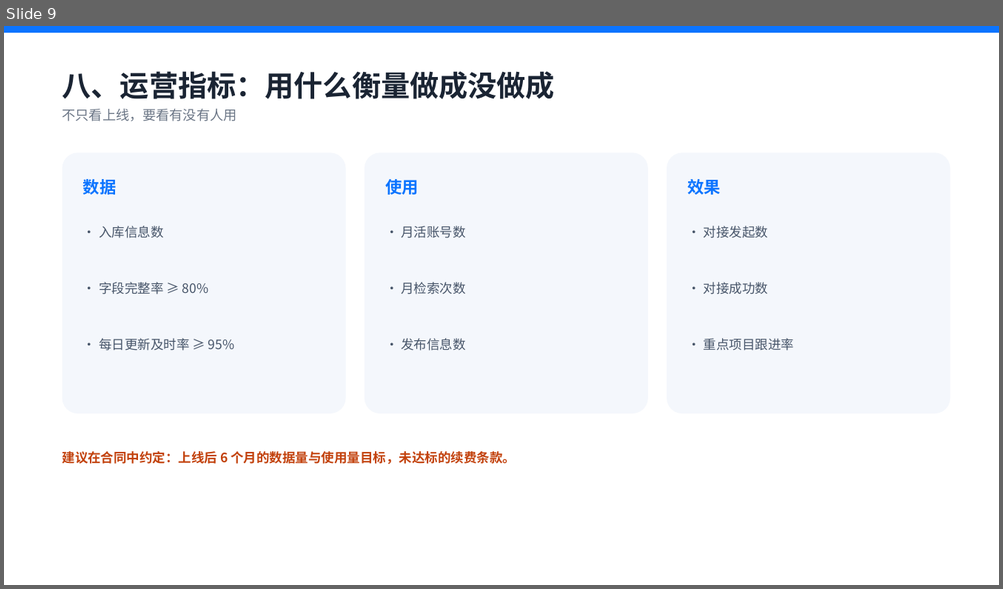
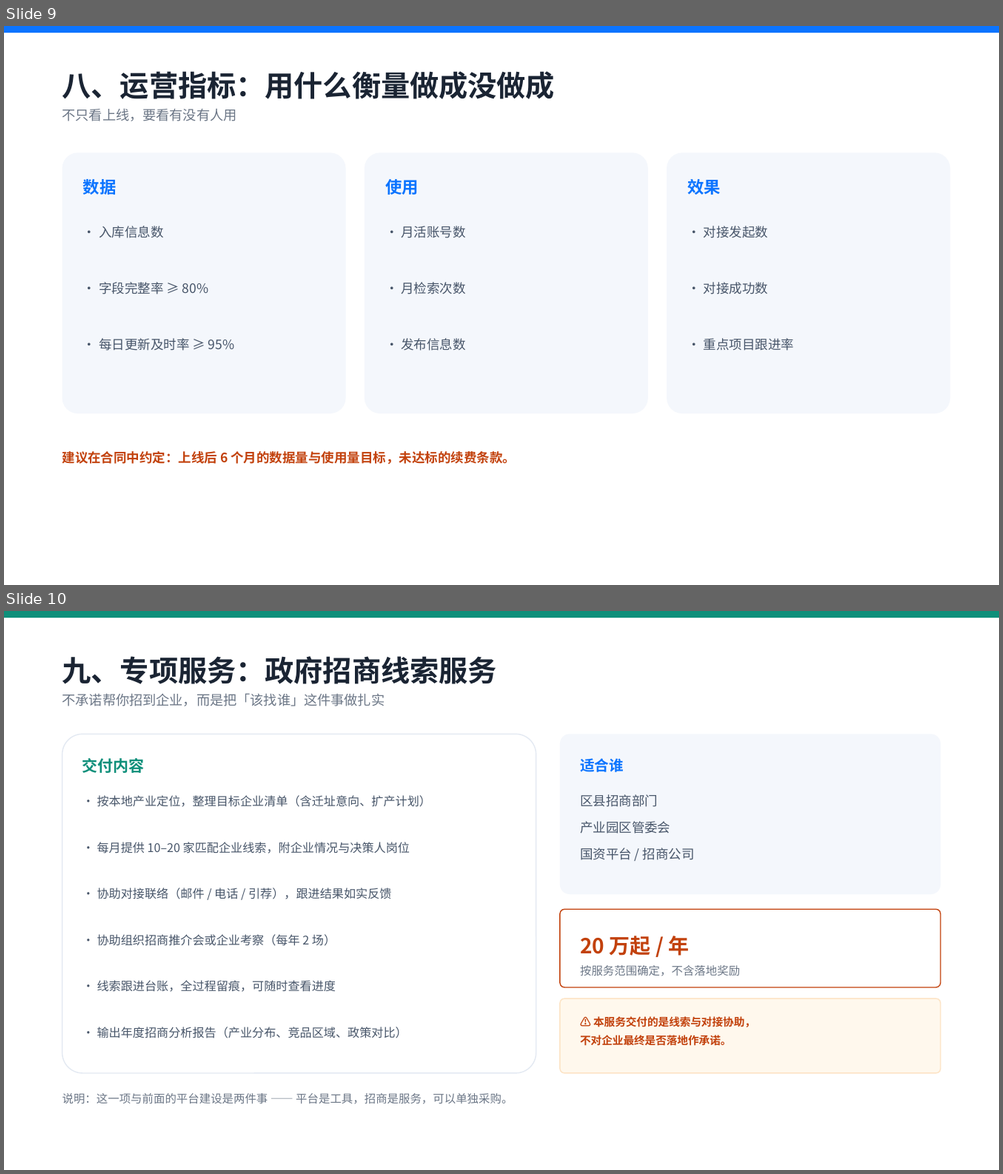
Before and after one commit to lucky0576/xiaoyu-laile, a slide deck: public/docs/region-industry-info-plan.pptx. Shown one above the other, each under a label of ours: slide 9 before the commit, slides 9 and 10 after it. The pictures are 1003x589 and 1003x1174 pixels, drawn with LibreOffice and Linux fonts; fonts in the diff are those of the drawing. Boxes give left, top, right and bottom in pixels: in the first picture for what was removed or moved away, otherwise in the second. Text is boxed around its words. In the diff, an @@ line names an element or a change of style, - is before the commit and + after.

Commit message:
﻿方案 PPT 补「政府招商线索服务」页，页数 11 → 12
新增第 10 页：九、专项服务：政府招商线索服务
  副标：不承诺帮你招到企业，而是把「该找谁」这件事做扎实
  左栏「交付内容」6 条：
    目标企业清单 / 每月 10–20 家线索 / 协助对接联络 /
    推介会与企业考察（每年 2 场）/ 线索台账 / 年度招商分析报告
  右栏三块：
    适合谁：区县招商部门 / 产业园区管委会 / 国资平台·招商公司
    报价：20 万起 / 年（按服务范围确定，不含落地奖励）
    橙色边界提示：本服务交付的是线索与对接协助，不对企业最终是否落地作承诺
  页脚说明：这一项与前面的平台建设是两件事 —— 平台是工具，招商是服务，可以单独采购

同步改动
  · 原「九、报价与付款方式」改为「十、」，原「十、为什么是我们」改为「十一、」
  · 报价表新增一行：政府招商线索服务 | 线索整理、对接协助、年度招商分析（可单独采购）| 20 万起 / 年
  · 企业服务页下载按钮文案 11 页 → 12 页（3 处）

实测
  pptx 12 页，标题序列正确 ✅
  第 10 页排版正常（左卡片 + 右侧三块，无重叠溢出）✅
  第 11 页报价表 5 行正常，付款方式与发票说明完整 ✅
  服务器文件已覆盖：53869 字节，HTTP 200 ✅
  企业服务页文案已更新并部署

回归：#/services #/contact-us #/home 正常

```diff
--- a/public/docs/region-industry-info-plan.pptx
+++ b/public/docs/region-industry-info-plan.pptx
@@ slide 10 added at (4,611,999,1170), background #FFFFFF @@
@@ rectangle added at (4,611,999,618), fill #0E8F7A @@
@@ text added at (62,656,497,684), 28 pt, text #1A2433, bold @@
+九、专项服务：政府招商线索服务
@@ text added at (62,693,385,706), 13 pt, text #6B7686 @@
+不承诺帮你招到企业，而是把「该找谁」这件事做扎实
@@ rounded rectangle added at (62,734,536,1073), fill #FFFFFF, outline #E3E9F2 1 pt @@
@@ rounded rectangle added at (560,734,940,894), fill #F4F7FC @@
@@ text added at (82,758,145,773), 15 pt, text #0E8F7A, bold @@
+交付内容
@@ text added at (580,758,623,772), 14 pt, text #0B74FF, bold @@
+适合谁
@@ text added at (97,795,431,807), 11.5 pt, text #475569 @@
+· 按本地产业定位，整理目标企业清单（含迁址意向、扩产计划）
@@ text added at (580,795,694,860), 12.5 pt, text #475569 @@
+区县招商部门
+产业园区管委会
+国资平台 / 招商公司
@@ text added at (97,842,410,854), 11.5 pt, text #475569 @@
+· 每月提供 10–20 家匹配企业线索，附企业情况与决策人岗位
@@ text added at (97,888,391,900), 11.5 pt, text #475569 @@
+· 协助对接联络（邮件 / 电话 / 引荐），跟进结果如实反馈
@@ rounded rectangle added at (560,909,940,988), fill #FFFFFF, outline #C2410C 1 pt @@
@@ text added at (97,934,336,946), 11.5 pt, text #475569 @@
+· 协助组织招商推介会或企业考察（每年 2 场）
@@ text added at (580,936,688,956), 20 pt, text #C2410C, bold @@
+20 万起 / 年
@@ text added at (580,965,740,977), 11 pt, text #6B7686 @@
+按服务范围确定，不含落地奖励
@@ text added at (97,980,336,992), 11.5 pt, text #475569 @@
+· 线索跟进台账，全过程留痕，可随时查看进度
@@ rounded rectangle added at (560,999,940,1073), fill #FFF8ED, outline #FDE3C4 1 pt @@
@@ text added at (97,1027,407,1039), 11.5 pt, text #475569 @@
+· 输出年度招商分析报告（产业分布、竞品区域、政策对比）
@@ text added at (580,1017,755,1046), 10.5 pt, text #C2410C, bold @@
+⚠️ 本服务交付的是线索与对接协助，
+不对企业最终是否落地作承诺。
@@ text added at (62,1093,512,1105), 11 pt, text #6B7686 @@
+说明：这一项与前面的平台建设是两件事 —— 平台是工具，招商是服务，可以单独采购。
```
Also in this commit, not shown: 2 slides changed, 2 other files.
